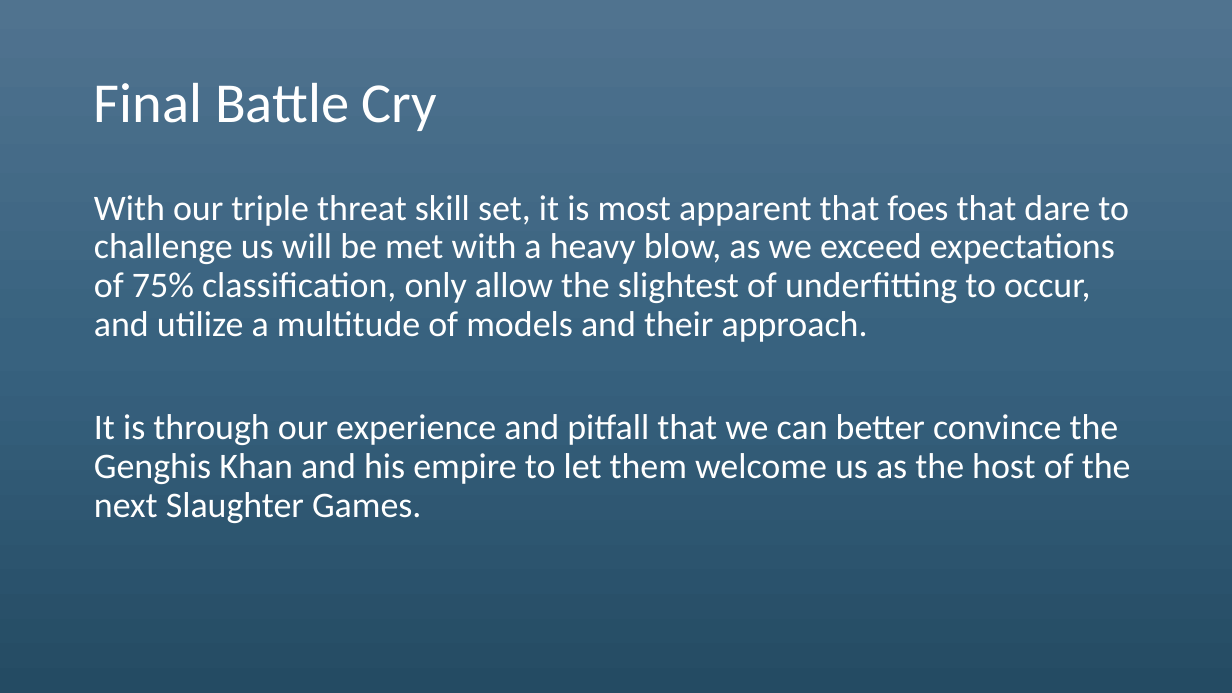
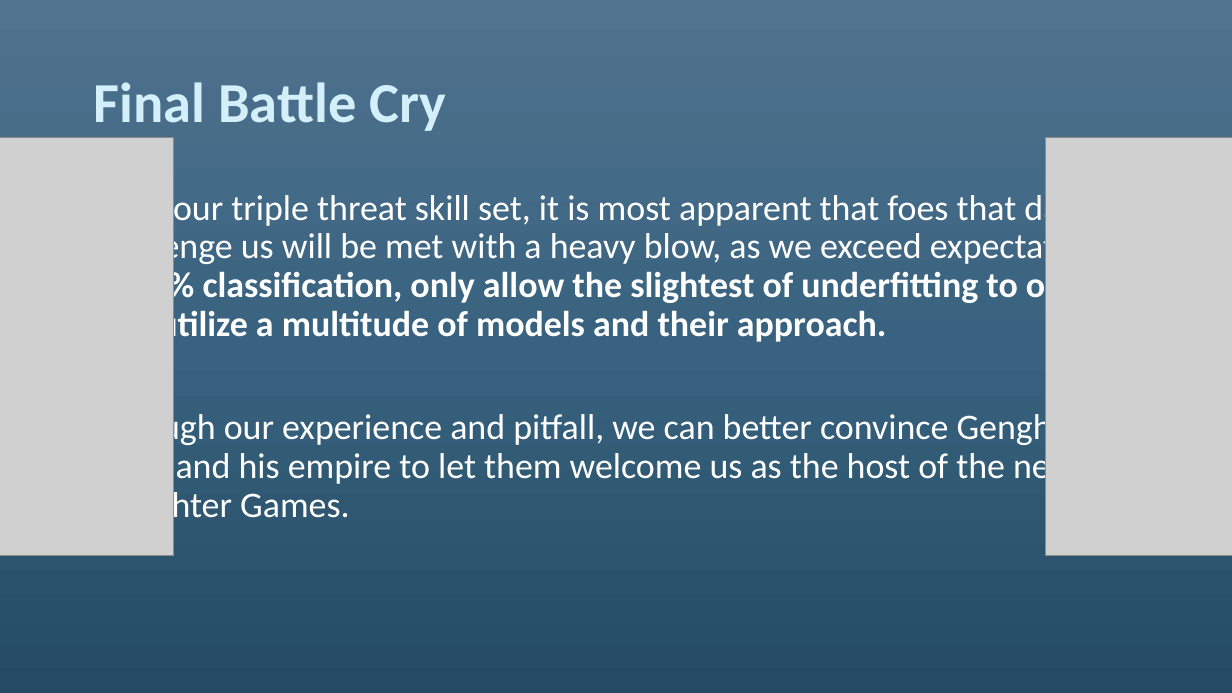
Before and after one commit to shupersap/Tourism_Triad, a slide deck: slide 10 of Tourism Triad.pptx. Drawn at 1232x693 pixels with LibreOffice and Linux fonts; fonts in the diff are those of the drawing; grey boxes stand for pictures. Boxes give left, top, right and bottom in pixels: in the first picture for what was removed or moved away, otherwise in the second. Text is boxed around its words. In the diff, an @@ line names an element or a change of style, - is before the commit and + after.

```diff
--- a/Tourism Triad.pptx
+++ b/Tourism Triad.pptx
@@ title "Final Battle Cry" at (94,82,446,131): text colour #FFFFFF to #D2EFFA, bold on @@
@@ picture added at (0,138,174,555) @@
@@ picture added at (1046,138,1232,555) @@
@@ text at (94,190,1115,345): bold on in "75% classification, only allow the slightest of ..." @@
@@ text at (94,410,1077,526): text changed @@
-It is through our experience and pitfall that we can better convince the Genghis Khan and his empire to let them welcome us as the host of the next Slaughter Games.
+Through our experience and pitfall, we can better convince Genghis Khan and his empire to let them welcome us as the host of the next Slaughter Games.
```
Also in this commit, not shown: 8 other slides changed, 7 other files.
